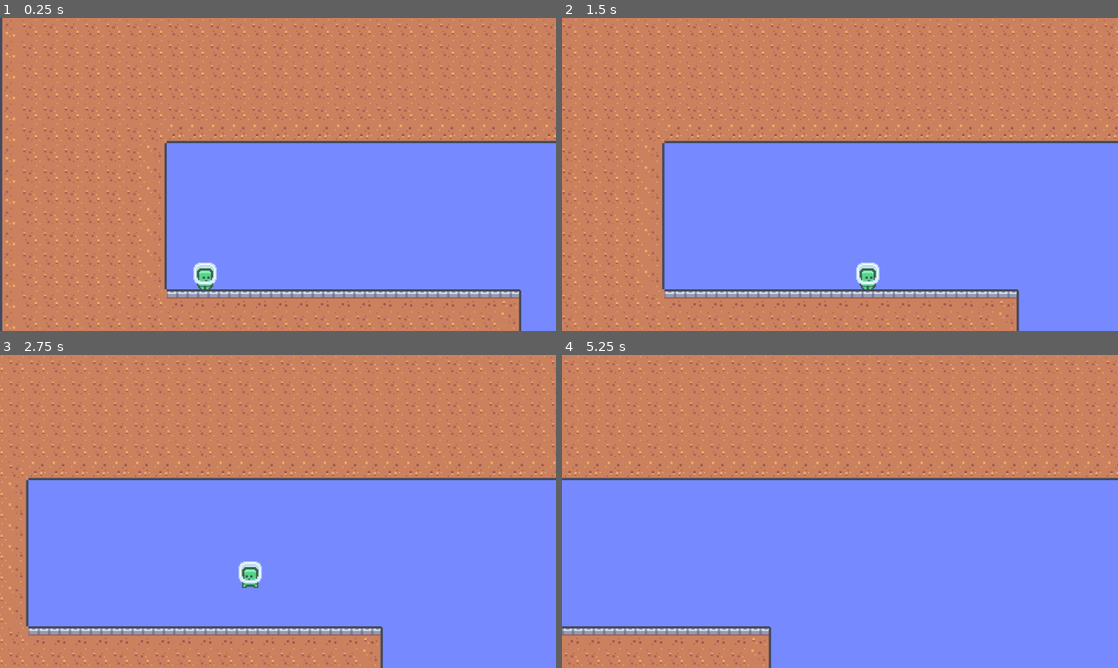
Above: before the commit, frames 1-4 (two rows, left to right).
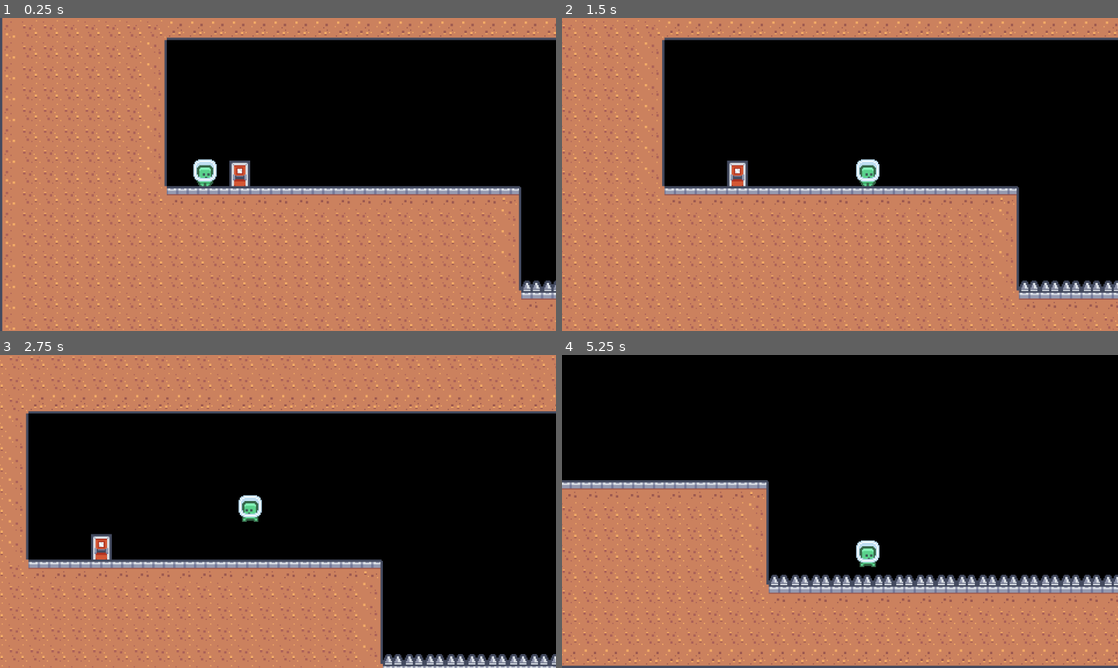
Above: after the commit, the same moments.

Repository: Aero48/N232-Project-2
Game: Godot game, scene res://levels/fortress.tscn
Same seed, same stepped clock (60 frames per second), same inputs: the game is played once before the commit and once after it. This scene is started directly instead of the project's main scene.
Inputs:
- Up to frame 1 (0.25 s): no input
- Up to frame 2 (1.5 s): tap Enter at 0.5 s; hold Space (jump) 0.53-1.28 s; hold Right (right) from 0.53 s (still down); tap E (interact) at 1.35 s
- Up to frame 3 (2.75 s): tap Space (jump) at 1.52, 1.55, 1.82 s; release Right (right) at 2.03 s; hold Left (left) from 2.03 s (still down); hold Space (jump) from 2.03 s (still down)
- Up to frame 4 (5.25 s): release Left (left) at 2.78 s; release Space (jump) at 2.78 s; hold Right (right) 2.78-4.28 s; tap E (interact) at 2.85, 4.35 s; tap Space (jump) at 3.02, 3.05, 3.32, 4.52, 4.55, 4.82 s; hold Space (jump) 3.53-4.28 s; tap Escape (pause) at 4.15 s; hold Left (left) 4.28-5.03 s; hold Right (right) from 5.03 s (still down); hold Space (jump) from 5.03 s (still down)

The runs differ from the first frame. In frame 1, 62% of the frame differs, in the area x 0-100%, y 0-100%; in frame 2, 73%; in frame 3, 75%; in frame 4, 97%.

Commit message:
fixed spikes kinda and added wasd controls

Diff:
--- a/levels/fortress.tscn
+++ b/levels/fortress.tscn
@@ -1,15 +1,21 @@
-[gd_scene load_steps=4 format=3 uid="uid://bb8uhbqquposo"]
+[gd_scene load_steps=10 format=3 uid="uid://bb8uhbqquposo"]
 
 [ext_resource type="TileSet" uid="uid://bhsklgymwhund" path="res://assets/factory_tileset.tres" id="1_axt5v"]
 [ext_resource type="PackedScene" uid="uid://61vdd22fh7bg" path="res://game_objects/spikes.tscn" id="2_n6faj"]
 [ext_resource type="PackedScene" uid="uid://c381uru21milu" path="res://game_objects/player.tscn" id="3_qs3vn"]
+[ext_resource type="PackedScene" uid="uid://cagmtgj135uk" path="res://game_objects/warp_door.tscn" id="4_ye5vj"]
+[ext_resource type="PackedScene" uid="uid://dds8g1n1tbviw" path="res://game_objects/start_point.tscn" id="5_xma82"]
+[ext_resource type="PackedScene" uid="uid://5qqlp3rikl5g" path="res://game_objects/pause_menu.tscn" id="6_mxc6u"]
+[ext_resource type="PackedScene" uid="uid://8uwtqakntuyf" path="res://game_objects/effect.tscn" id="7_mqduh"]
+[ext_resource type="Texture2D" uid="uid://b5btooa7skvmy" path="res://assets/effect_jump.png" id="8_4qtdr"]
+[ext_resource type="PackedScene" uid="uid://btap55qs88qr0" path="res://game_objects/dark_bg.tscn" id="9_u3ysh"]
 
-[node name="Fortress" type="Node2D"]
+[node name="Platformer" type="Node2D"]
 
 [node name="TileMap" type="TileMap" parent="."]
 tile_set = ExtResource("1_axt5v")
 format = 2
-layer_0/tile_data = PackedInt32Array(852009, 131072, 3, 7864 …(19466 unchanged characters)… 6, 2, 983098, 65536, 2, 917562, 65536, 2)
+layer_0/tile_data = PackedInt32Array(852009, 131072, 3, 7864 …(19466 unchanged characters)… 6, 2, 983098, 65536, 2, 917562, 65536, 2, 0, 0, 0, 1310731, 786432, 1, 1245195, 786432, 0)
 
 [node name="StaticBody2D" parent="." instance=ExtResource("2_n6faj")]
 position = Vector2(459, 464)
@@ -23,3 +29,64 @@
 [node name="Player" parent="." node_paths=PackedStringArray("tilemap") instance=ExtResource("3_qs3vn")]
 position = Vector2(177, 367)
 tilemap = NodePath("../TileMap")
+
+[node name="WarpDoor" parent="." instance=ExtResource("4_ye5vj")]
+position = Vector2(207, 368)
+targetLevel = "hub"
+targetStartPoint = "from_fortress"
+targetHasTitleCard = true
+
+[node name="StartPoint" parent="." instance=ExtResource("5_xma82")]
+position = Vector2(207, 368)
+key = "from_hub"
+
+[node name="PauseMenu" parent="." instance=ExtResource("6_mxc6u")]
+
+[node name="StaticBody2D4" parent="." instance=ExtResource("2_n6faj")]
+position = Vector2(513, 464)
+
+[node name="StaticBody2D5" parent="." instance=ExtResource("2_n6faj")]
+position = Vector2(531, 464)
+
+[node name="StaticBody2D6" parent="." instance=ExtResource("2_n6faj")]
+position = Vector2(549, 464)
+
+[node name="StaticBody2D7" parent="." instance=ExtResource("2_n6faj")]
+position = Vector2(567, 464)
+
+[node name="StaticBody2D8" parent="." instance=ExtResource("2_n6faj")]
+position = Vector2(585, 464)
+
+[node name="StaticBody2D9" parent="." instance=ExtResource("2_n6faj")]
+position = Vector2(603, 464)
+
+[node name="StaticBody2D10" parent="." instance=ExtResource("2_n6faj")]
+position = Vector2(621, 464)
+
+[node name="StaticBody2D11" parent="." instance=ExtResource("2_n6faj")]
+position = Vector2(639, 464)
+
+[node name="StaticBody2D12" parent="." instance=ExtResource("2_n6faj")]
+position = Vector2(657, 464)
+
+[node name="StaticBody2D13" parent="." instance=ExtResource("2_n6faj")]
+position = Vector2(675, 464)
+
+[node name="StaticBody2D14" parent="." instance=ExtResource("2_n6faj")]
+position = Vector2(693, 464)
+
+[node name="StaticBody2D15" parent="." instance=ExtResource("2_n6faj")]
+position = Vector2(711, 464)
+
+[node name="StaticBody2D16" parent="." instance=ExtResource("2_n6faj")]
+position = Vector2(729, 464)
+
+[node name="StaticBody2D17" parent="." instance=ExtResource("2_n6faj")]
+position = Vector2(747, 464)
+
+[node name="Area2D" parent="." instance=ExtResource("7_mqduh")]
+position = Vector2(895, 444)
+effectName = "Double Jump"
+effectSprite = ExtResource("8_4qtdr")
+
+[node name="GrassBg" parent="." instance=ExtResource("9_u3ysh")]
--- a/levels/hub.tscn
+++ b/levels/hub.tscn
@@ -48,3 +48,13 @@
 [node name="StartPoint2" parent="." instance=ExtResource("7_qfodc")]
 position = Vector2(333, 134)
 key = "from_ascent"
+
+[node name="WarpDoor4" parent="." instance=ExtResource("6_miv0u")]
+position = Vector2(243, 98)
+targetLevel = "fortress"
+targetStartPoint = "from_hub"
+targetHasTitleCard = true
+
+[node name="StartPoint3" parent="." instance=ExtResource("7_qfodc")]
+position = Vector2(243, 98)
+key = "from_fortress"
--- a/project.godot
+++ b/project.godot
@@ -40,6 +40,7 @@
 "events": [Object(InputEventKey,"resource_local_to_scene":false,"resource_name":"","device":0,"window_id":0,"alt_presse …(181 unchanged characters)…
 , Object(InputEventJoypadMotion,"resource_local_to_scene":false,"resource_name":"","device":-1,"axis":0,"axis_value":-1.0,"script":null)
 , Object(InputEventJoypadButton,"resource_local_to_scene":false,"resource_name":"","device":-1,"button_index":13,"pressure":0.0,"pressed":false,"script":null)
+, Object(InputEventKey,"resource_local_to_scene":false,"resource_name":"","device":-1,"window_id":0,"alt_pressed":false,"shift_pressed":false,"ctrl_pressed":false,"meta_pressed":false,"pressed":false,"keycode":0,"physical_keycode":65,"key_label":0,"unicode":97,"echo":false,"script":null)
 ]
 }
 right={
@@ -47,6 +48,7 @@
 "events": [Object(InputEventKey,"resource_local_to_scene":false,"resource_name":"","device":-1,"window_id":0,"alt_press …(182 unchanged characters)…
 , Object(InputEventJoypadMotion,"resource_local_to_scene":false,"resource_name":"","device":-1,"axis":0,"axis_value":1.0,"script":null)
 , Object(InputEventJoypadButton,"resource_local_to_scene":false,"resource_name":"","device":-1,"button_index":14,"pressure":0.0,"pressed":false,"script":null)
+, Object(InputEventKey,"resource_local_to_scene":false,"resource_name":"","device":-1,"window_id":0,"alt_pressed":false,"shift_pressed":false,"ctrl_pressed":false,"meta_pressed":false,"pressed":false,"keycode":0,"physical_keycode":68,"key_label":0,"unicode":100,"echo":false,"script":null)
 ]
 }
 jump={
@@ -72,6 +74,7 @@
 "events": [Object(InputEventKey,"resource_local_to_scene":false,"resource_name":"","device":-1,"window_id":0,"alt_press …(182 unchanged characters)…
 , Object(InputEventJoypadButton,"resource_local_to_scene":false,"resource_name":"","device":-1,"button_index":11,"pressure":0.0,"pressed":true,"script":null)
 , Object(InputEventJoypadMotion,"resource_local_to_scene":false,"resource_name":"","device":-1,"axis":1,"axis_value":-1.0,"script":null)
+, Object(InputEventKey,"resource_local_to_scene":false,"resource_name":"","device":-1,"window_id":0,"alt_pressed":false,"shift_pressed":false,"ctrl_pressed":false,"meta_pressed":false,"pressed":false,"keycode":0,"physical_keycode":87,"key_label":0,"unicode":119,"echo":false,"script":null)
 ]
 }
 
--- a/scripts/spikes.gd
+++ b/scripts/spikes.gd
@@ -3,4 +3,4 @@
 func _on_area_2d_body_entered(body):
 	if body.is_in_group("player"):
 		if body.currentEffect != 3:
-			get_node("/root/GameController").playerDeath()
+			get_node("/root/GameController").player_death()
